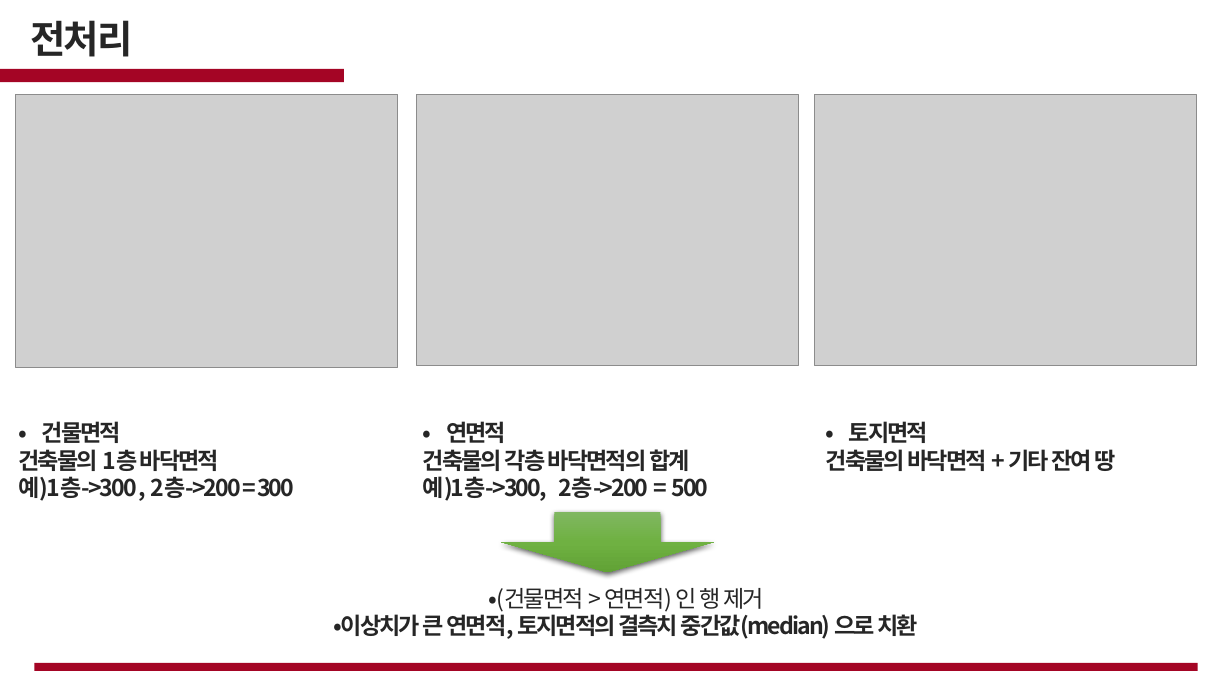
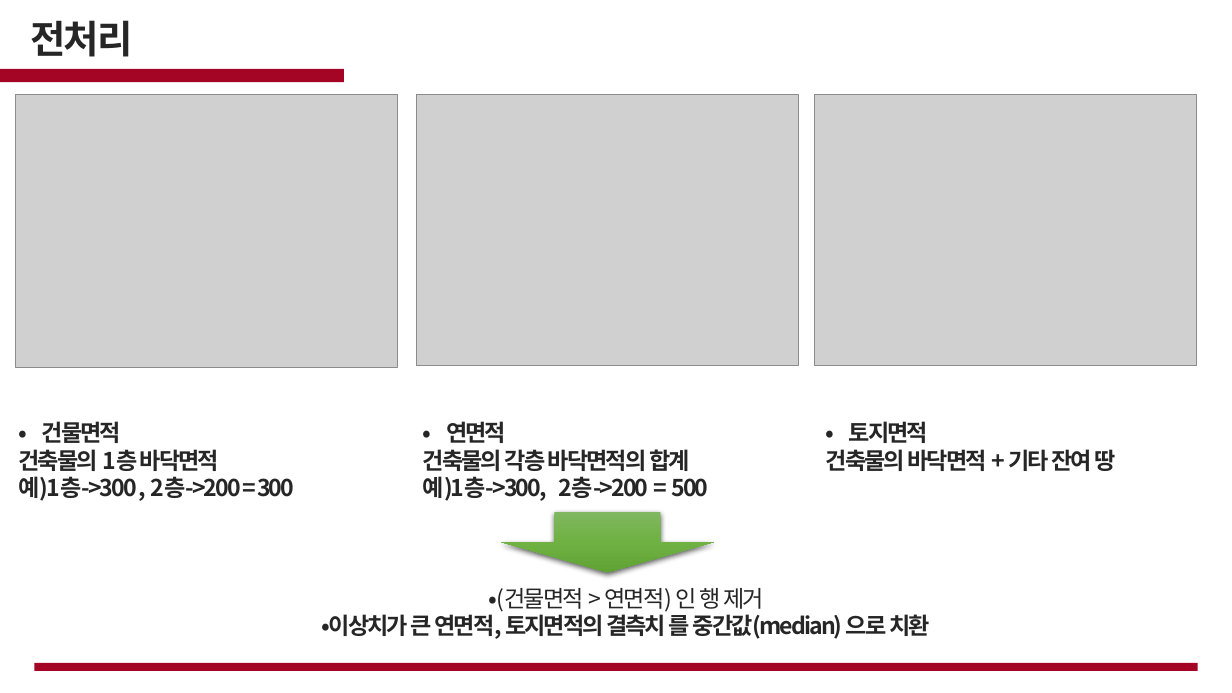
Before and after one commit to cjsgk106/fire-prediction-analysis, a slide deck: slide 21 of work/화재.pptx (slide 20 before the commit). Drawn at 1232x693 pixels with LibreOffice and Linux fonts; fonts in the diff are those of the drawing; grey boxes stand for pictures; background and template pictures are left out. Boxes give left, top, right and bottom in pixels: in the first picture for what was removed or moved away, otherwise in the second. Text is boxed around its words. In the diff, an @@ line names an element or a change of style, - is before the commit and + after.

Commit message:
ppt updated

```diff
--- a/work/화재.pptx
+++ b/work/화재.pptx
@@ text at [322,611,930,640]: text changed @@
-•이상치가 큰 연면적, 토지면적의 결측치 중간값(median) 으로 치환
+•이상치가 큰 연면적, 토지면적의 결측치 를 중간값(median) 으로 치환
```
Also in this commit, not shown: 5 slides added, 1 slide removed, 1 other file.
